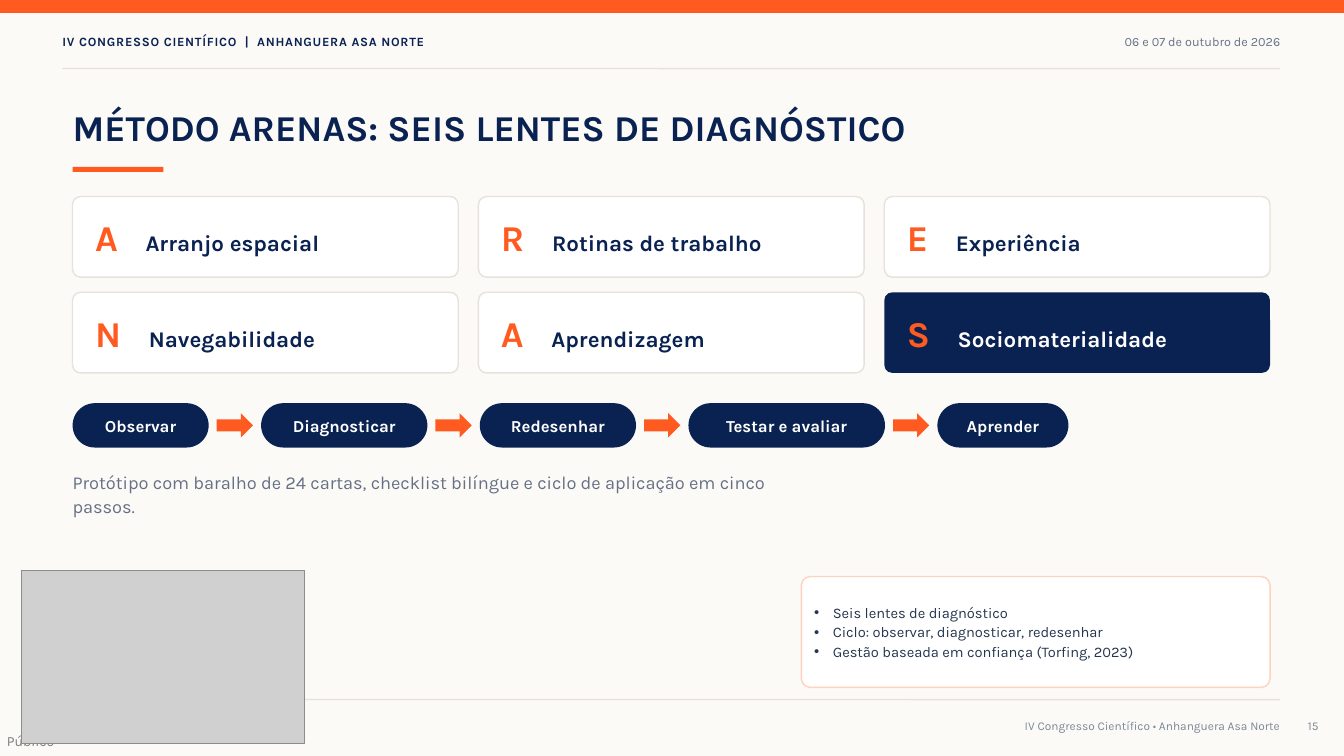
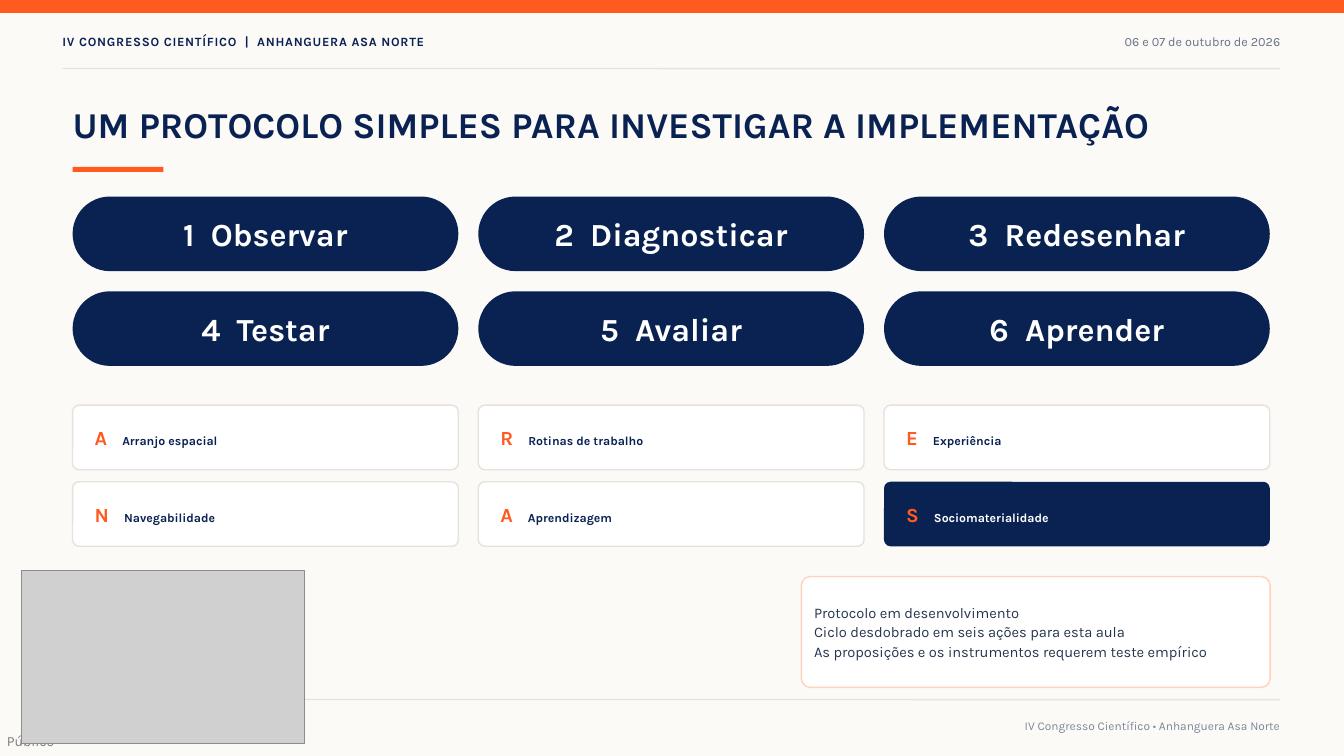
Before and after one commit to cnj-proj-icm/apresenta-o-anhanguera, a slide deck: slide 11 of Palestra_Igor_Caires_Machado_IV_Congresso.pptx (slide 15 before the commit). Drawn at 1344x756 pixels with LibreOffice and Linux fonts; fonts in the diff are those of the drawing; grey boxes stand for pictures. Boxes give left, top, right and bottom in pixels: in the first picture for what was removed or moved away, otherwise in the second. Text is boxed around its words. In the diff, an @@ line names an element or a change of style, - is before the commit and + after.

```diff
--- a/Palestra_Igor_Caires_Machado_IV_Congresso.pptx
+++ b/Palestra_Igor_Caires_Machado_IV_Congresso.pptx
@@ text at (73,106,1149,146): text changed @@
-MÉTODO ARENAS: SEIS LENTES DE DIAGNÓSTICO
+UM PROTOCOLO SIMPLES PARA INVESTIGAR A IMPLEMENTAÇÃO
@@ rounded rectangle "1 Observar": place and size @@
-rounded rectangle "1 Observar" at (73,403,209,448)
+rounded rectangle "1 Observar" at (73,197,459,271)
@@ rounded rectangle "2 Diagnosticar": place and size @@
-rounded rectangle "2 Diagnosticar" at (261,403,427,448)
+rounded rectangle "2 Diagnosticar" at (479,197,865,271)
@@ rounded rectangle "3 Redesenhar": place and size @@
-rounded rectangle "3 Redesenhar" at (480,403,636,448)
+rounded rectangle "3 Redesenhar" at (884,197,1270,271)
@@ text in rounded rectangle at (183,224,348,247): text changed; size 12 to 23 pt @@
-Observar
+1 Observar
@@ text in rounded rectangle at (554,223,787,254): text changed; size 12 to 23 pt @@
-Diagnosticar
+2 Diagnosticar
@@ text in rounded rectangle at (968,224,1185,247): text changed; size 12 to 23 pt @@
-Redesenhar
+3 Redesenhar
@@ rounded rectangle "4 Testar": place and size @@
-rounded rectangle "4 Testar" at (689,403,885,448)
+rounded rectangle "4 Testar" at (73,291,459,366)
@@ rounded rectangle added at (479,291,865,366), fill #0A2252, 23 pt, text #FFFFFF, bold @@
+5 Avaliar
@@ rounded rectangle "6 Aprender": place and size @@
-rounded rectangle "6 Aprender" at (938,403,1069,448)
+rounded rectangle "6 Aprender" at (884,291,1270,366)
@@ text in rounded rectangle at (201,320,330,342): text changed; size 12 to 23 pt @@
-Testar e avaliar
+4 Testar
@@ text in rounded rectangle at (989,319,1164,349): text changed; size 12 to 23 pt @@
-Aprender
+6 Aprender
@@ rounded rectangle "A Arranjo espacial" at (73,405,459,470): size 26 to 14.3 pt in "A"; size 16 to 8.8 pt @@
@@ rounded rectangle "A Arranjo espacial": place and size @@
-rounded rectangle "A Arranjo espacial" at (73,197,459,277)
+rounded rectangle "A Arranjo espacial" at (73,405,459,470)
@@ right arrow removed at (217,413,253,438) @@
@@ right arrow removed at (436,413,472,438) @@
@@ rounded rectangle "R Rotinas de trabalho": place and size @@
-rounded rectangle "R Rotinas de trabalho" at (479,197,865,277)
+rounded rectangle "R Rotinas de trabalho" at (479,405,865,470)
@@ rounded rectangle "R Rotinas de trabalho" at (479,405,865,470): size 26 to 14.3 pt in "R"; size 16 to 8.8 pt @@
@@ right arrow removed at (644,413,681,438) @@
@@ rounded rectangle "E Experiência": place and size @@
-rounded rectangle "E Experiência" at (884,197,1270,277)
+rounded rectangle "E Experiência" at (884,405,1270,470)
@@ rounded rectangle "E Experiência" at (884,405,1270,470): size 26 to 14.3 pt in "E"; size 16 to 8.8 pt @@
@@ right arrow removed at (893,413,930,438) @@
@@ text removed at (73,475,765,517) @@
-Protótipo com baralho de 24 cartas, checklist bilíngue e ciclo de aplicação em cinco passos.
@@ rounded rectangle "N Navegabilidade": place and size @@
-rounded rectangle "N Navegabilidade" at (73,292,459,373)
+rounded rectangle "N Navegabilidade" at (73,482,459,546)
@@ rounded rectangle "N Navegabilidade" at (73,482,459,546): size 26 to 14.3 pt in "N"; size 16 to 8.8 pt @@
@@ rounded rectangle "A Aprendizagem": place and size @@
-rounded rectangle "A Aprendizagem" at (479,292,865,373)
+rounded rectangle "A Aprendizagem" at (479,482,865,546)
@@ rounded rectangle "A Aprendizagem" at (479,482,865,546): size 26 to 14.3 pt in "A"; size 16 to 8.8 pt @@
@@ rounded rectangle "S Sociomaterialidade": place and size @@
-rounded rectangle "S Sociomaterialidade" at (884,292,1270,373)
+rounded rectangle "S Sociomaterialidade" at (884,482,1270,546)
@@ rounded rectangle "S Sociomaterialidade" at (884,482,1270,546): size 26 to 14.3 pt in "S"; size 16 to 8.8 pt @@
@@ text in rounded rectangle at (814,608,1207,661): text changed @@
-• Seis lentes de diagnóstico
-• Ciclo: observar, diagnosticar, redesenhar
-• Gestão baseada em confiança (Torfing, 2023)
+Protocolo em desenvolvimento
+Ciclo desdobrado em seis ações para esta aula
+As proposições e os instrumentos requerem teste empírico
@@ page number removed at (1308,722,1319,730) @@
-15
```
Also in this commit, not shown: 12 other slides changed, 11 slides added, 10 slides removed, 21 other files.
